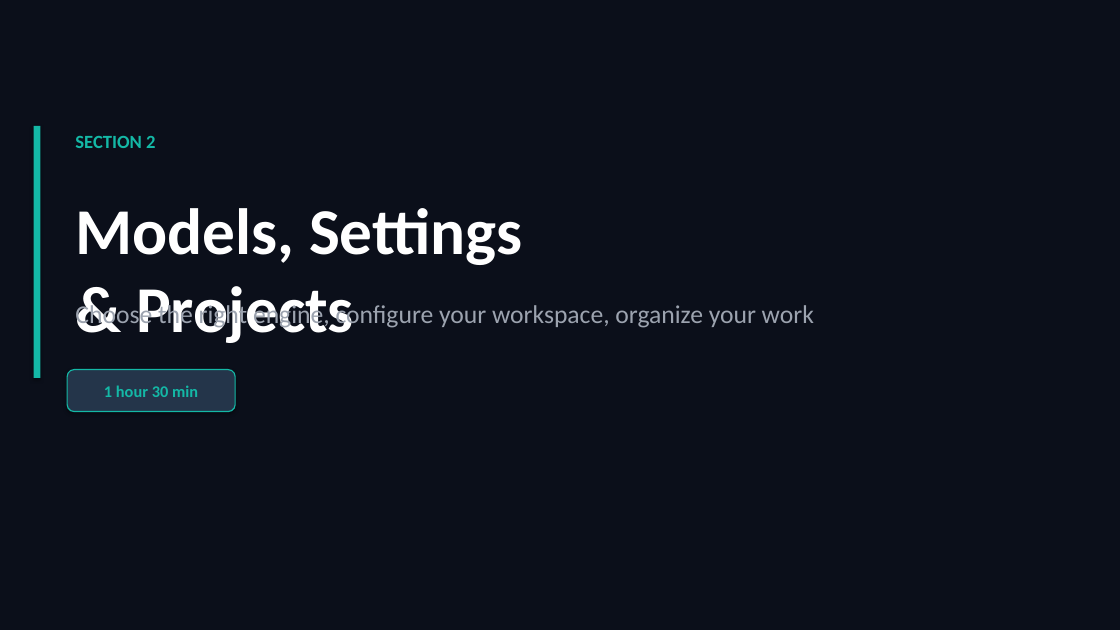
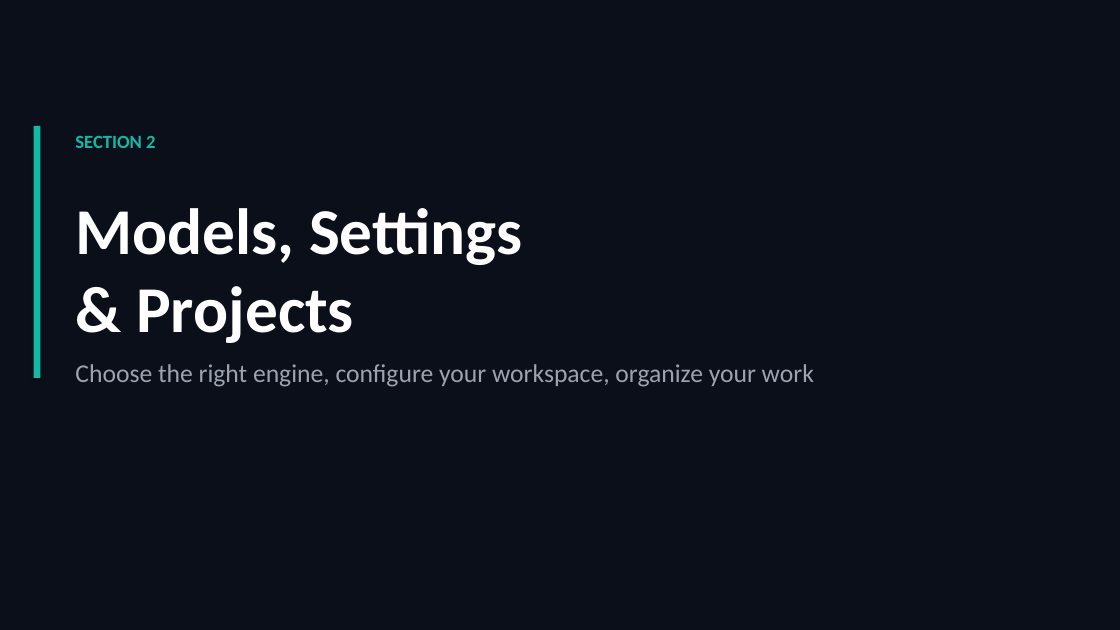
Before and after one commit to scottrhay/AIA-ClaudeCopilot, a slide deck: slide 26 of slides/Day1_Claude_for_Business.pptx. Drawn at 1120x630 pixels with LibreOffice and Linux fonts; fonts in the diff are those of the drawing. Boxes give left, top, right and bottom in pixels: in the first picture for what was removed or moved away, otherwise in the second. Text is boxed around its words. In the diff, an @@ line names an element or a change of style, - is before the commit and + after.

```diff
--- a/slides/Day1_Claude_for_Business.pptx
+++ b/slides/Day1_Claude_for_Business.pptx
@@ text "Choose the right engine, configure ..." rewrapped from bbox=[75, 302, 814, 329] to bbox=[75, 364, 814, 387] @@
@@ rounded rectangle removed at bbox=[67, 370, 235, 412] @@
-1 hour 30 min
```
Also in this commit, not shown: 3 other slides changed.
